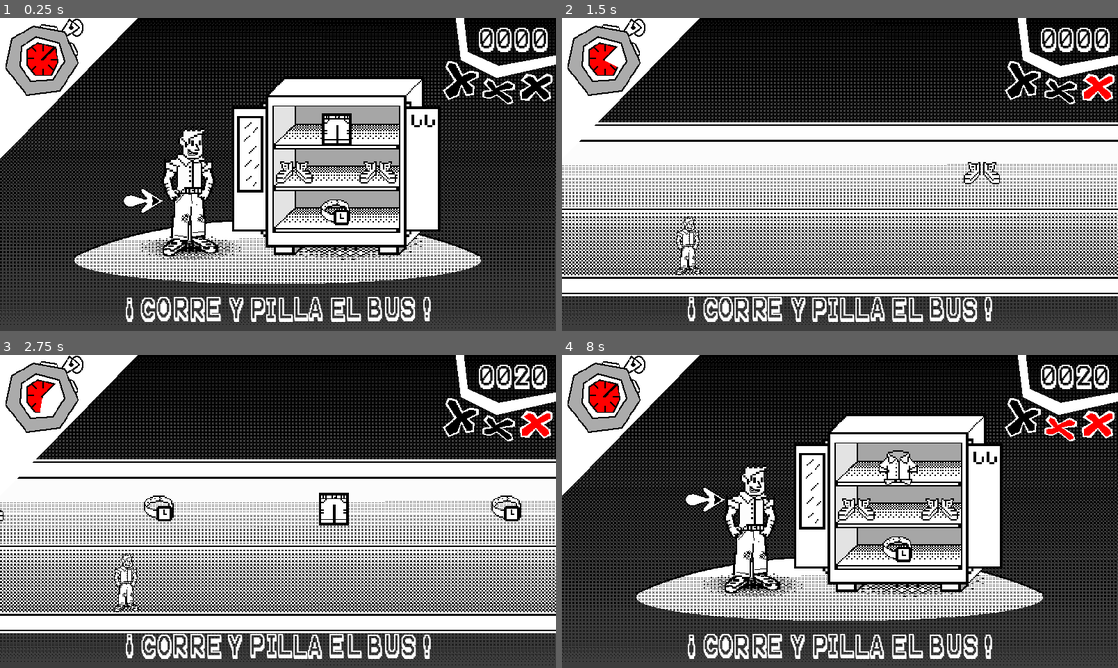
Above: before the commit, frames 1-4 (two rows, left to right).
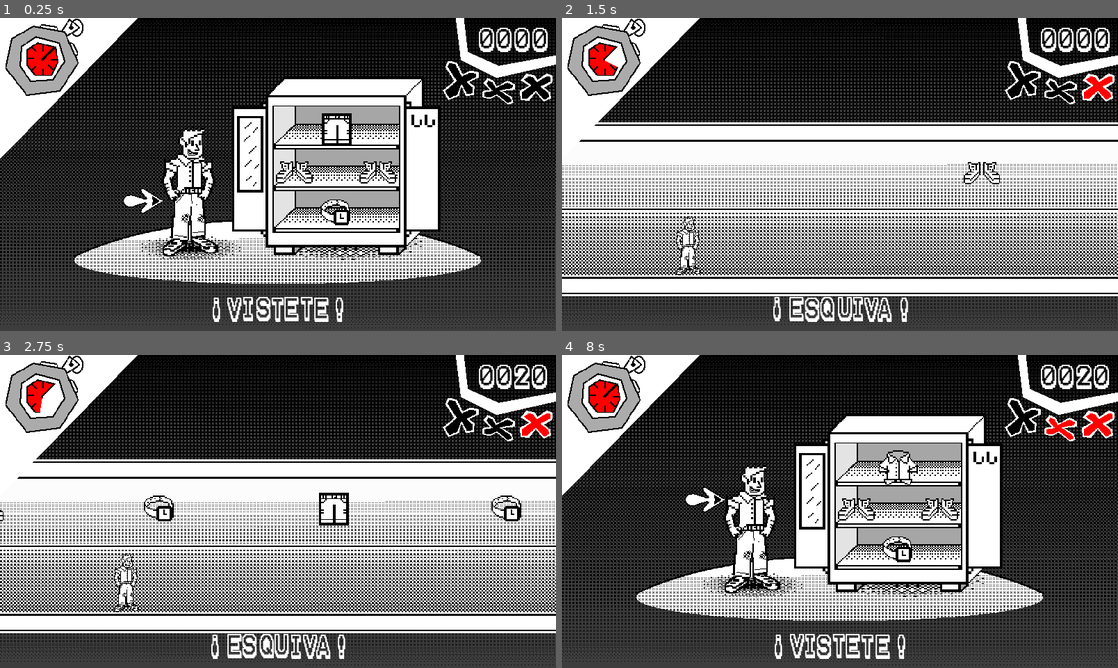
Above: after the commit, the same moments.

Repository: musiualejo/GJB24
Game: Godot game, scene res://scenes/main.tscn
Two runs of this game, one before a commit and one after it. Both use one fixed random seed, a clock stepped at 60 frames per second and the inputs below.
Inputs:
- Up to frame 1 (0.25 s): no input
- Up to frame 2 (1.5 s): hold Right (ui_right) 0.53-1.28 s; hold Down (ui_down) from 1.28 s (still down)
- Up to frame 3 (2.75 s): release Down (ui_down) at 2.03 s; hold Right (ui_right) from 2.03 s (still down)
- Up to frame 4 (8 s): release Right (ui_right) at 2.78 s; hold Up (ui_up) 2.78-3.53 s; hold Left (ui_left) 3.53-5.03 s; hold Down (ui_down) 5.03-5.78 s; hold Right (ui_right) 5.78-6.53 s; hold Up (ui_up) 6.53-7.28 s; hold Right (ui_right) from 7.28 s (still down)

The runs differ from the first frame. In frame 1, 2.3% of the frame differs, in the area x 22-78%, y 89-98%; in frame 2, 2.3%; in frame 3, 2.2%; in frame 4, 2.2%.

Commit message:
Fix text in minigames

Diff:
--- a/scripts/bus.gd
+++ b/scripts/bus.gd
@@ -12,10 +12,6 @@
 var growthRate = 0.08
 var reached := false
 
-# Called when the node enters the scene tree for the first time.
-func _ready():
-	main.verbo = verbo
-	main.cargarMinijuego()
 
 # Called every frame. 'delta' is the elapsed time since the previous frame.
 func _process(delta):
--- a/scripts/carriles.gd
+++ b/scripts/carriles.gd
@@ -1,4 +1,6 @@
 extends Node2D
+
+var verbo := "esquiva"
 
 @export var items_to_spawn: Array[PackedScene]
 @export var score_per_second := 10
--- a/scripts/main.gd
+++ b/scripts/main.gd
@@ -6,7 +6,6 @@
 var vidas := 3
 
 var ritmo := 1
-var verbo := "espera"
 
 var current_minigame_index := 0
 @export var minigames: Array[PackedScene] = []
@@ -29,6 +28,7 @@
 	if nMinijuego:
 		nMinijuego.FalloMinijuego.connect(_failed_minigame)
 		nMinijuego.Puntaje.connect(_increase_score)
+		nVerbo.actualizaVerbo(nMinijuego.verbo)
 
 
 func _increase_score(amount: int):
@@ -55,11 +55,7 @@
 	move_child(instance, 0)
 	nMinijuego = instance
 	nTimer.reset()
-
-
-func cargarMinijuego():
-	if nMinijuego:
-		nVerbo.actualizaVerbo()
+	nVerbo.actualizaVerbo(nMinijuego.verbo)
 
 
 func _on_timer_timeout():
--- a/scripts/verbo.gd
+++ b/scripts/verbo.gd
@@ -3,12 +3,12 @@
 
 # Called when the node enters the scene tree for the first time.
 func _ready():
-	actualizaVerbo()
+	actualizaVerbo("espera")
 
 
 # Called every frame. 'delta' is the elapsed time since the previous frame.
 #func _process(delta):
 #	pass
 
-func actualizaVerbo():
-	text = "[shake rate=30.0 level=15 connected=1][center]¡ " + main.verbo.to_upper() + " ![/center][/shake]"
+func actualizaVerbo(verbo: String):
+	text = "[shake rate=30.0 level=15 connected=1][center]¡ " + verbo.to_upper() + " ![/center][/shake]"
--- a/scripts/vestirse.gd
+++ b/scripts/vestirse.gd
@@ -7,7 +7,7 @@
 
 const NUMBER_OF_ITEMS := 4
 
-var verbo := "corre y pilla el bus"
+var verbo := "vistete"
 var chosen_frame = null
 var zone_index = null
 var zones_picked: Array[int] = []
@@ -27,8 +27,6 @@
 
 # Called when the node enters the scene tree for the first time.
 func _ready():
-	main.verbo = verbo
-	main.cargarMinijuego()
 	randomize()
 	pick_zone()
 
